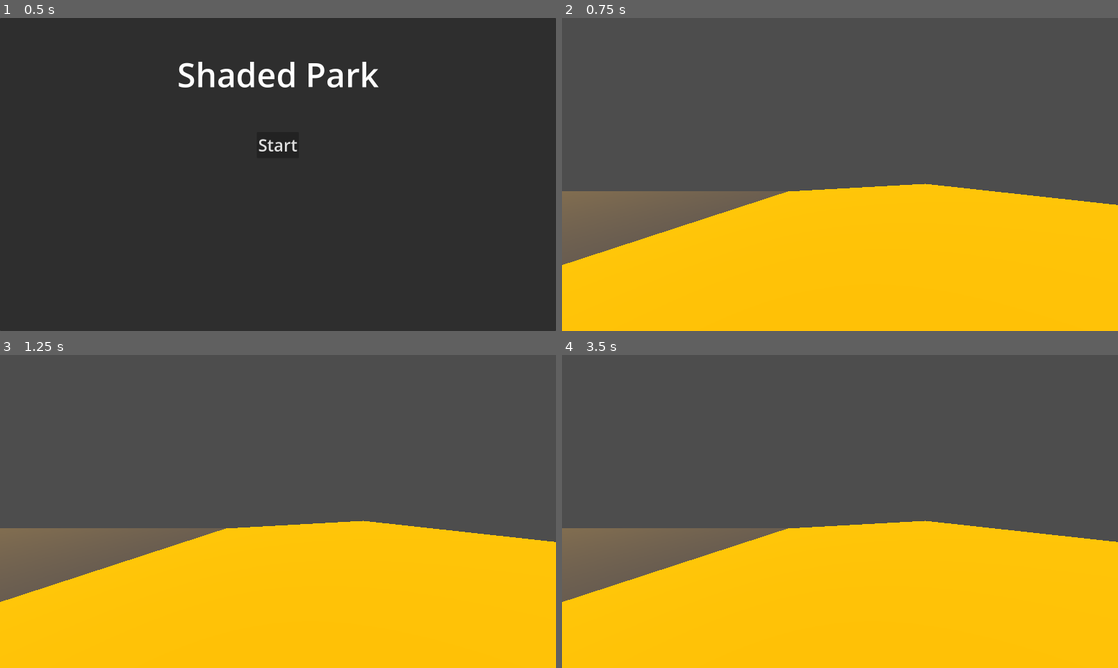
Above: before the commit, frames 1-4 (two rows, left to right).
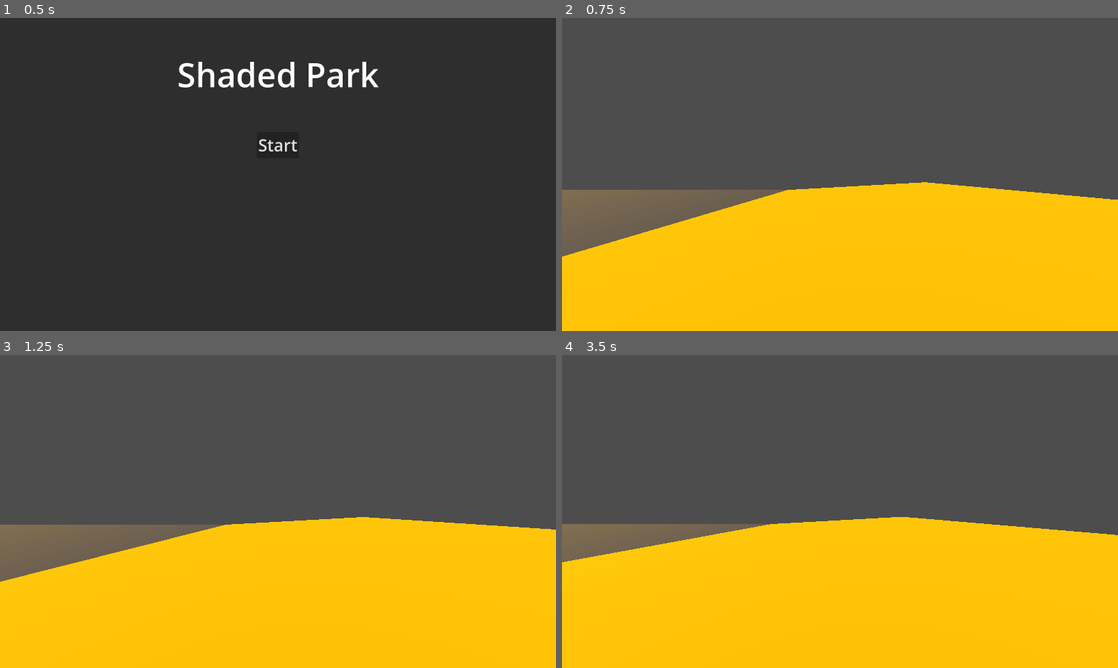
Above: after the commit, the same moments.

Repository: Spooked2/Shaded-Park
Game: Godot game, scene res://main_menu.tscn
Two runs of this game, one before a commit and one after it. Both use one fixed random seed, a clock stepped at 60 frames per second and the inputs below.
Inputs:
- Up to frame 1 (0.5 s): no input
- Up to frame 2 (0.75 s): click "Start" at 0.5 s
- Up to frame 3 (1.25 s): no input
- Up to frame 4 (3.5 s): tap Enter at 1.25 s; hold D (move_right, bound only after the commit) 1.28-2.03 s; hold S (move_backward, bound only after the commit) 2.03-2.78 s; tap Space at 2.75 s; hold D (move_right, bound only after the commit) from 2.78 s (still down)

Frame 1 is identical in both runs. In frame 2, 1.3% of the frame differs, in the area x 0-100%, y 52-79%; in frame 3, 3.2%; in frame 4, 4.4%, in the area x 0-100%, y 51-79%.

Commit message:
ADD basic player movement and collision

Diff:
--- a/entities/player/player.gd
+++ b/entities/player/player.gd
@@ -1 +1,21 @@
-extends Node3D
+extends CharacterBody3D
+
+var speed: float = 1.65
+var gravity: float = ProjectSettings.get_setting("physics/3d/default_gravity")
+
+func _physics_process(delta: float) -> void:
+
+	if not is_on_floor():
+		velocity.y -= gravity * delta
+
+	var input_direction: Vector2 = Input.get_vector("move_left", "move_right", "move_forward", "move_backward")
+	var direction: Vector3 = (transform.basis * Vector3(input_direction.x, 0, input_direction.y)).normalized()
+
+	if direction:
+		velocity.x = direction.x * speed
+		velocity.z = direction.z * speed
+	else:
+		velocity.x = move_toward(velocity.x, 0, speed)
+		velocity.z = move_toward(velocity.z, 0, speed)
+
+	move_and_slide()
--- a/entities/player/player.tscn
+++ b/entities/player/player.tscn
@@ -4,11 +4,17 @@
 
 [sub_resource type="CapsuleMesh" id="CapsuleMesh_symyc"]
 
-[node name="Player" type="Node3D" unique_id=935656786]
+[sub_resource type="CapsuleShape3D" id="CapsuleShape3D_symyc"]
+
+[node name="Player" type="CharacterBody3D" unique_id=455113482]
 script = ExtResource("1_symyc")
 
 [node name="MeshInstance3D" type="MeshInstance3D" parent="." unique_id=2068441576]
 mesh = SubResource("CapsuleMesh_symyc")
 
+[node name="CollisionShape3D" type="CollisionShape3D" parent="." unique_id=579524560]
+shape = SubResource("CapsuleShape3D_symyc")
+
 [node name="Camera3D" type="Camera3D" parent="." unique_id=606758030]
 transform = Transform3D(1, 0, 0, 0, 1, 0, 0, 0, 1, 0, 0.57848334, -0.56491345)
+current = true
--- a/levels/beach/beach.tscn
+++ b/levels/beach/beach.tscn
@@ -11,6 +11,8 @@
 [sub_resource type="PlaneMesh" id="PlaneMesh_i3yn0"]
 size = Vector2(20, 50)
 
+[sub_resource type="WorldBoundaryShape3D" id="WorldBoundaryShape3D_k8g7j"]
+
 [sub_resource type="ShaderMaterial" id="ShaderMaterial_h5dy1"]
 render_priority = 0
 shader = ExtResource("1_hrlhh")
@@ -21,21 +23,26 @@
 [node name="Beach" type="Node3D" unique_id=1092459270]
 
 [node name="Player" parent="." unique_id=935656786 instance=ExtResource("1_k8g7j")]
-transform = Transform3D(1, 0, 0, 0, 1, 0, 0, 0, 1, -0.56738985, 1.4587212, 0)
+transform = Transform3D(1, 0, 0, 0, 1, 0, 0, 0, 1, -0.56738985, 1.4191153, 0)
 
-[node name="Sand" type="MeshInstance3D" parent="." unique_id=1756050013]
+[node name="Sun" type="DirectionalLight3D" parent="." unique_id=598865741]
+transform = Transform3D(-2.5859883e-08, 0.80622774, -0.59160525, 3.5241342e-08, 0.59160525, 0.8062278, 1, -7.1054265e-15, -4.3711395e-08, -132.8423, 375.9306, -82.95094)
+light_color = Color(0.975861, 0.7594072, 0.12035329, 1)
+light_energy = 8.0
+light_angular_distance = 0.5
+shadow_enabled = true
+
+[node name="Sand" type="StaticBody3D" parent="." unique_id=22225938]
+
+[node name="MeshInstance3D" type="MeshInstance3D" parent="Sand" unique_id=1756050013]
 transform = Transform3D(0.9984611, -0.05545555, 0, 0.05545555, 0.9984611, 0, 0, 0, 1, -0.32640266, 0.36085606, 0)
 material_override = SubResource("ShaderMaterial_k8g7j")
 mesh = SubResource("PlaneMesh_i3yn0")
+
+[node name="CollisionShape3D" type="CollisionShape3D" parent="Sand" unique_id=898193961]
+shape = SubResource("WorldBoundaryShape3D_k8g7j")
 
 [node name="Ocean" type="MeshInstance3D" parent="." unique_id=2001608621]
 transform = Transform3D(1, 0, 0, 0, 1, 0, 0, 0, 1, -31.574984, 0, 0)
 material_override = SubResource("ShaderMaterial_h5dy1")
 mesh = SubResource("PlaneMesh_hrlhh")
-
-[node name="Sun" type="DirectionalLight3D" parent="." unique_id=598865741]
-transform = Transform3D(-2.5859883e-08, 0.80622786, -0.59160525, 3.5241342e-08, 0.5916053, 0.8062278, 1, 2.48867e-15, -4.3711385e-08, -132.8423, 375.9306, -82.95094)
-light_color = Color(0.975861, 0.7594072, 0.12035329, 1)
-light_energy = 8.0
-light_angular_distance = 0.5
-shadow_enabled = true
--- a/project.godot
+++ b/project.godot
@@ -39,6 +39,35 @@
 "res://ui/": "green"
 }
 
+[input]
+
+move_forward={
+"deadzone": 0.2,
+"events": [Object(InputEventKey,"resource_local_to_scene":false,"resource_name":"","device":-1,"window_id":0,"alt_pressed":false,"shift_pressed":false,"ctrl_pressed":false,"meta_pressed":false,"pressed":false,"keycode":0,"physical_keycode":87,"key_label":0,"unicode":119,"location":0,"echo":false,"script":null)
+]
+}
+move_right={
+"deadzone": 0.2,
+"events": [Object(InputEventKey,"resource_local_to_scene":false,"resource_name":"","device":-1,"window_id":0,"alt_pressed":false,"shift_pressed":false,"ctrl_pressed":false,"meta_pressed":false,"pressed":false,"keycode":0,"physical_keycode":68,"key_label":0,"unicode":100,"location":0,"echo":false,"script":null)
+]
+}
+move_backward={
+"deadzone": 0.2,
+"events": [Object(InputEventKey,"resource_local_to_scene":false,"resource_name":"","device":-1,"window_id":0,"alt_pressed":false,"shift_pressed":false,"ctrl_pressed":false,"meta_pressed":false,"pressed":false,"keycode":0,"physical_keycode":83,"key_label":0,"unicode":115,"location":0,"echo":false,"script":null)
+]
+}
+move_left={
+"deadzone": 0.2,
+"events": [Object(InputEventKey,"resource_local_to_scene":false,"resource_name":"","device":-1,"window_id":0,"alt_pressed":false,"shift_pressed":false,"ctrl_pressed":false,"meta_pressed":false,"pressed":false,"keycode":0,"physical_keycode":65,"key_label":0,"unicode":97,"location":0,"echo":false,"script":null)
+]
+}
+interact={
+"deadzone": 0.2,
+"events": [Object(InputEventMouseButton,"resource_local_to_scene":false,"resource_name":"","device":-1,"window_id":0,"alt_pressed":false,"shift_pressed":false,"ctrl_pressed":false,"meta_pressed":false,"button_mask":1,"position":Vector2(193, 20),"global_position":Vector2(205, 80),"factor":1.0,"button_index":1,"canceled":false,"pressed":true,"double_click":false,"script":null)
+, Object(InputEventKey,"resource_local_to_scene":false,"resource_name":"","device":-1,"window_id":0,"alt_pressed":false,"shift_pressed":false,"ctrl_pressed":false,"meta_pressed":false,"pressed":false,"keycode":0,"physical_keycode":69,"key_label":0,"unicode":101,"location":0,"echo":false,"script":null)
+]
+}
+
 [physics]
 
 3d/physics_engine="Jolt Physics"
